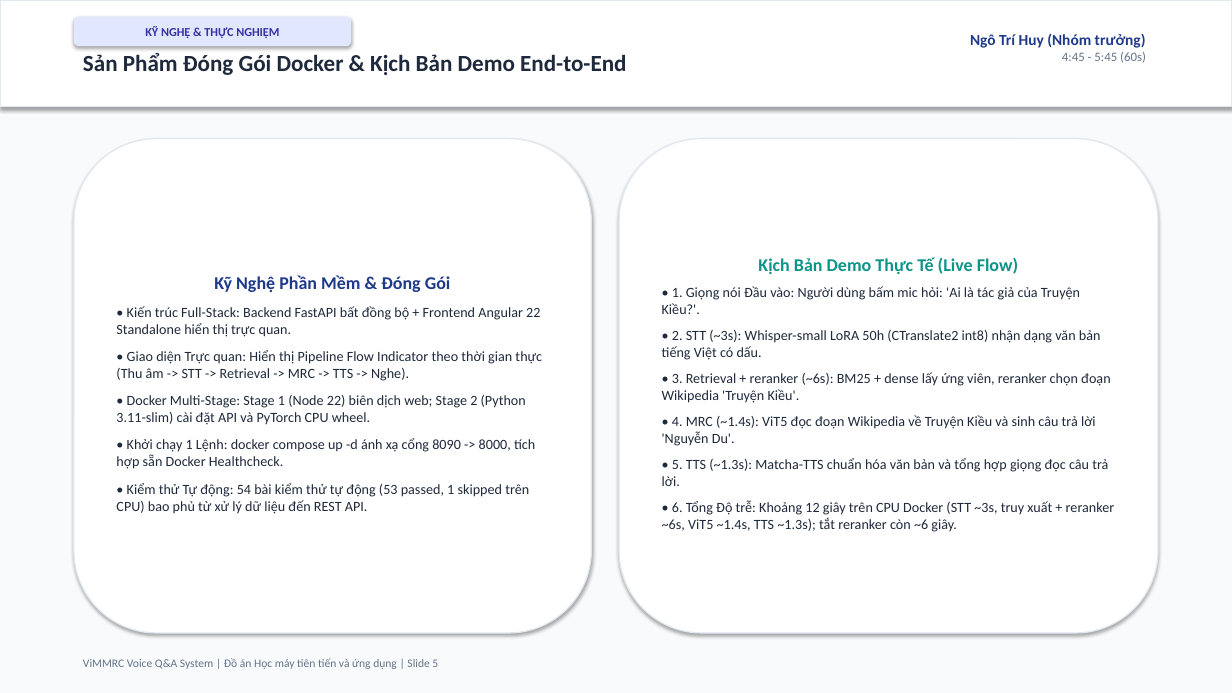
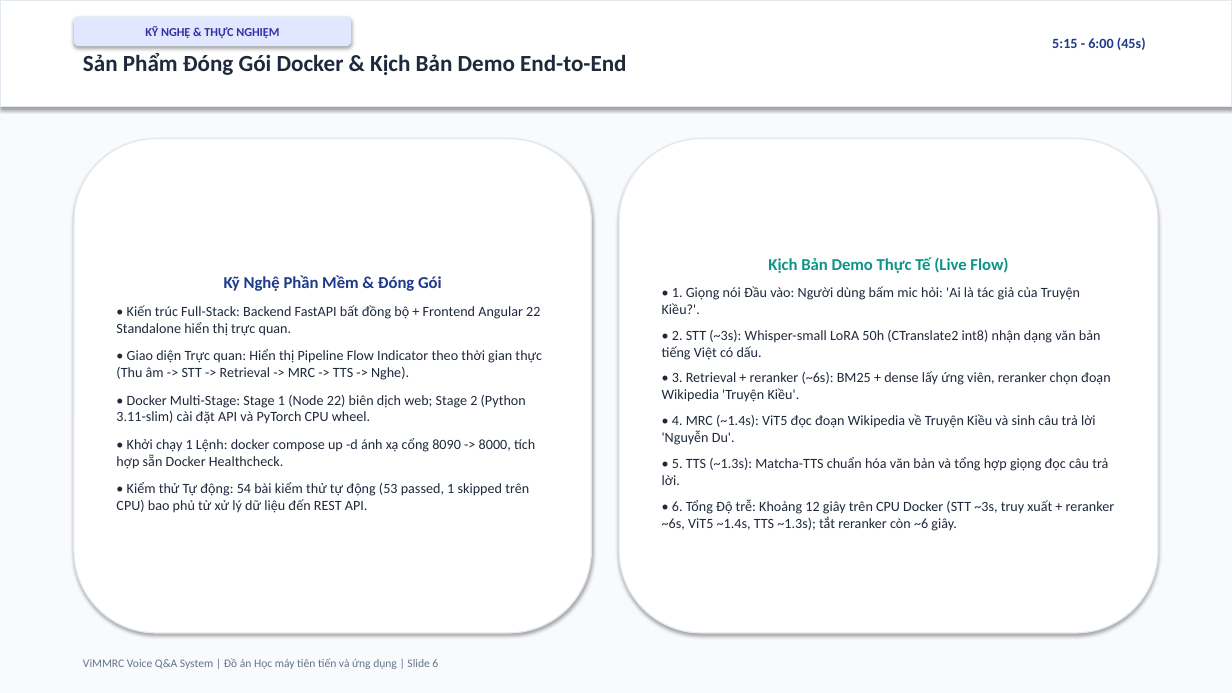
Before and after one commit to ngohuy04022000/vimmrc-qa-voice, a slide deck: slide 6 of docs/ViMMRC_Presentation_5min.pptx (slide 5 before the commit). Drawn at 1232x693 pixels with LibreOffice and Linux fonts; fonts in the diff are those of the drawing. Boxes give left, top, right and bottom in pixels: in the first picture for what was removed or moved away, otherwise in the second. Text is boxed around its words. In the diff, an @@ line names an element or a change of style, - is before the commit and + after.

```diff
--- a/docs/ViMMRC_Presentation_5min.pptx
+++ b/docs/ViMMRC_Presentation_5min.pptx
@@ text at (x1=1052, y1=37, x2=1146, y2=50): text changed; size 12 to 11 pt @@
-Ngô Trí Huy (Nhóm trưởng)
-4:45 - 5:45 (60s)
+5:15 - 6:00 (45s)
@@ text in rounded rectangle at (x1=768, y1=257, x2=1008, y2=273): size 14 to 13 pt in "Kịch Bản Demo Thực Tế (Live Flow)" @@
@@ text in rounded rectangle at (x1=224, y1=275, x2=442, y2=291): size 14 to 13 pt in "Kỹ Nghệ Phần Mềm & Đóng Gói" @@
@@ text at (x1=83, y1=658, x2=438, y2=669): text changed @@
-ViMMRC Voice Q&A System | Đồ án Học máy tiên tiến và ứng dụng | Slide 5
+ViMMRC Voice Q&A System | Đồ án Học máy tiên tiến và ứng dụng | Slide 6
```
Also in this commit, not shown: 5 other slides changed, 1 slide added, 37 other files.
